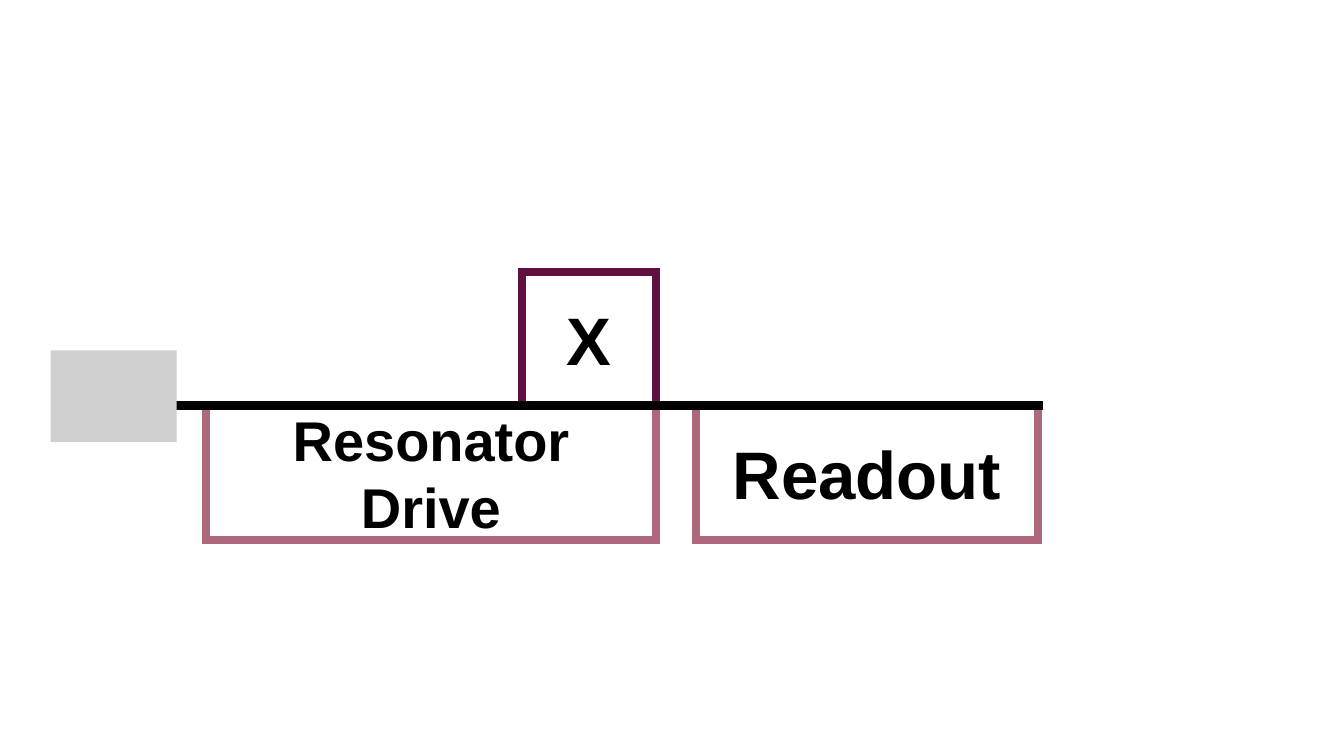
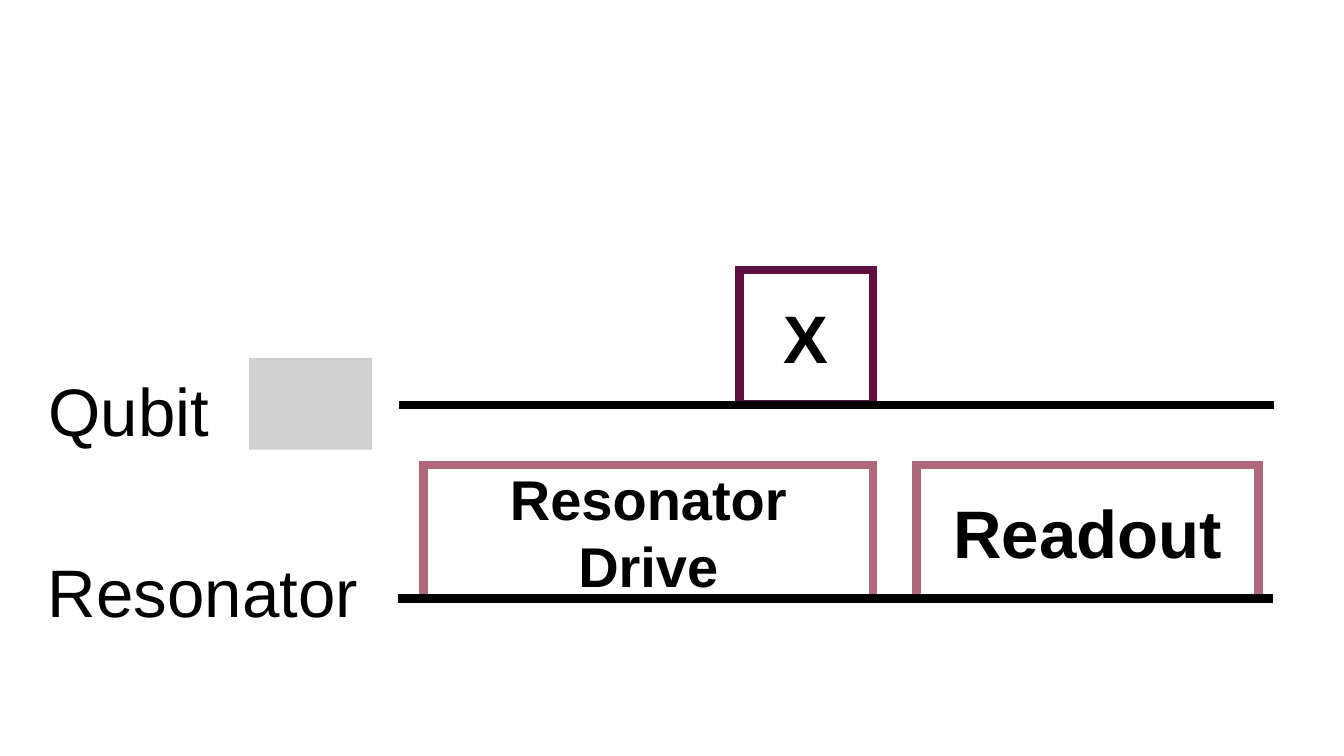
Before and after one commit to JohannSeverin/Master_Thesis, a slide deck: slide 7 of Figs/circuits.pptx. Drawn at 1344x756 pixels with LibreOffice and Linux fonts; fonts in the diff are those of the drawing; grey boxes stand for pictures. Boxes give left, top, right and bottom in pixels: in the first picture for what was removed or moved away, otherwise in the second. Text is boxed around its words. In the diff, an @@ line names an element or a change of style, - is before the commit and + after.

```diff
--- a/Figs/circuits.pptx
+++ b/Figs/circuits.pptx
@@ rectangle "X": place and size @@
-rectangle "X" at (522,272,656,406)
+rectangle "X" at (740,270,874,404)
@@ picture removed at (50,351,176,443) @@
@@ picture added at (249,358,372,450) @@
@@ text added at (49,387,209,449), 48 pt, text #000000 @@
+Qubit
@@ line moved from (168, 405) - (1043, 405) to (399, 405) - (1274, 405) @@
@@ rectangle "Resonator Drive": place and size @@
-rectangle "Resonator Drive" at (206,406,655,540)
+rectangle "Resonator Drive" at (423,465,873,599)
@@ rectangle "Readout": place and size @@
-rectangle "Readout" at (697,406,1038,540)
+rectangle "Readout" at (917,465,1258,599)
@@ text added at (48,570,358,618), 48 pt, text #000000 @@
+Resonator
@@ line added from (398, 599) to (1273, 599), #000000 6 pt @@
```
Also in this commit, not shown: 4 other slides changed, 1 slide added, 1 slide removed, 14 other files.
